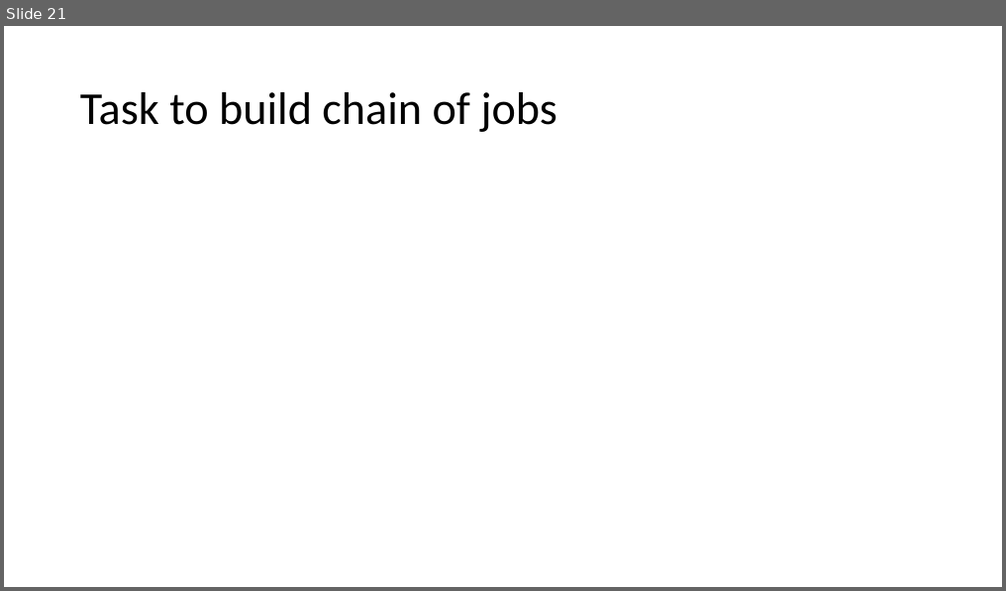
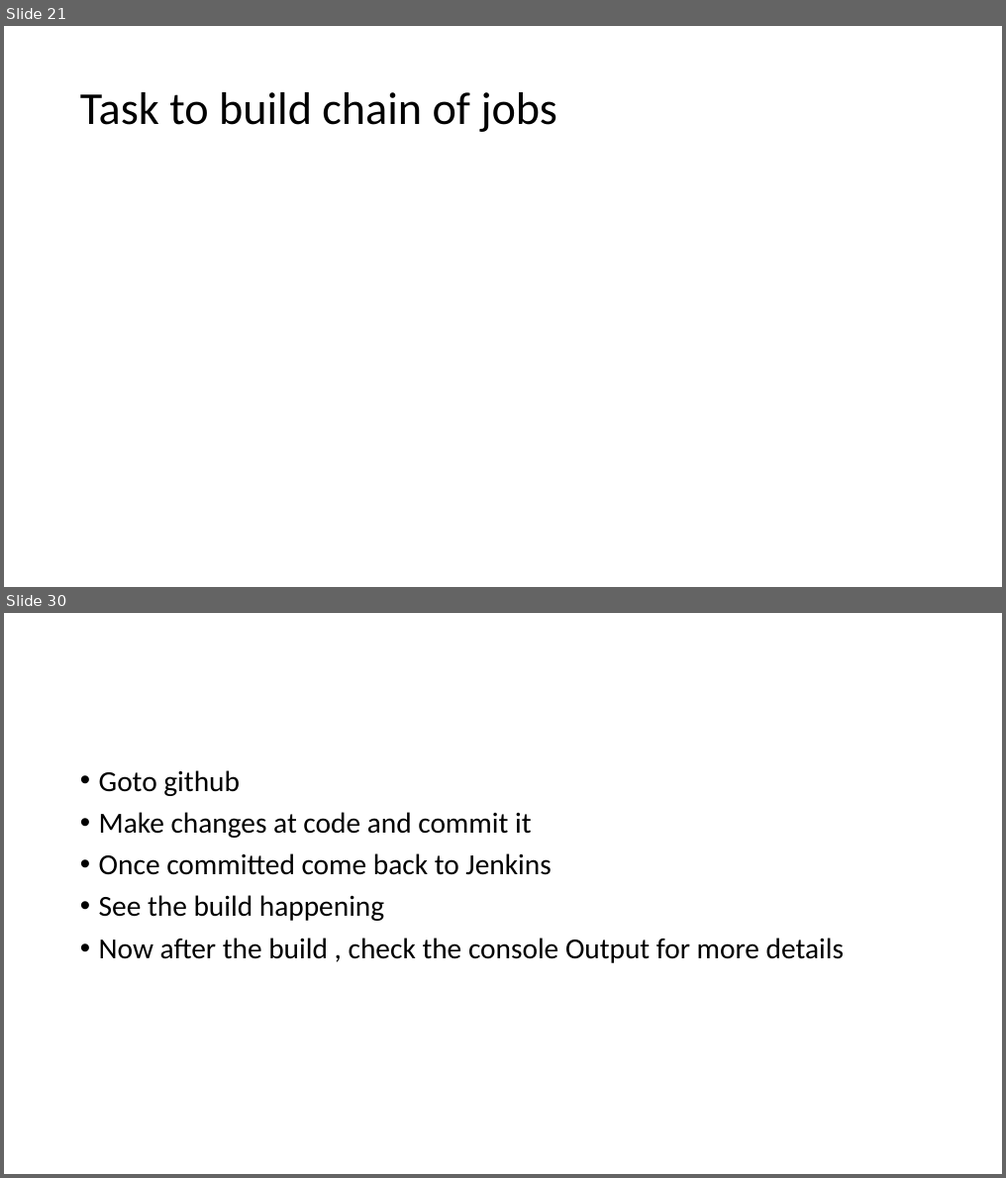
Before and after one commit to ehpvvuser/local, a slide deck: Jenkins.pptx. Shown one above the other, each under a label of ours: slide 21 before the commit, slides 21 and 30 after it; the slides between them are not shown. The pictures are 1006x591 and 1006x1178 pixels, drawn with LibreOffice and Linux fonts; fonts in the diff are those of the drawing. Boxes give left, top, right and bottom in pixels: in the first picture for what was removed or moved away, otherwise in the second. Text is boxed around its words. In the diff, an @@ line names an element or a change of style, - is before the commit and + after.

```diff
--- a/Jenkins.pptx
+++ b/Jenkins.pptx
@@ slide 30 added at [4, 613, 1002, 1174], background #FFFFFF @@
@@ text added at [99, 770, 844, 963], 28 pt, text #000000 @@
+• Goto github
+• Make changes at code and commit it
+• Once committed come back to Jenkins
+• See the build happening
+• Now after the build , check the console Output for more details
```
Also in this commit, not shown: 24 other slides added, 1 other file.
